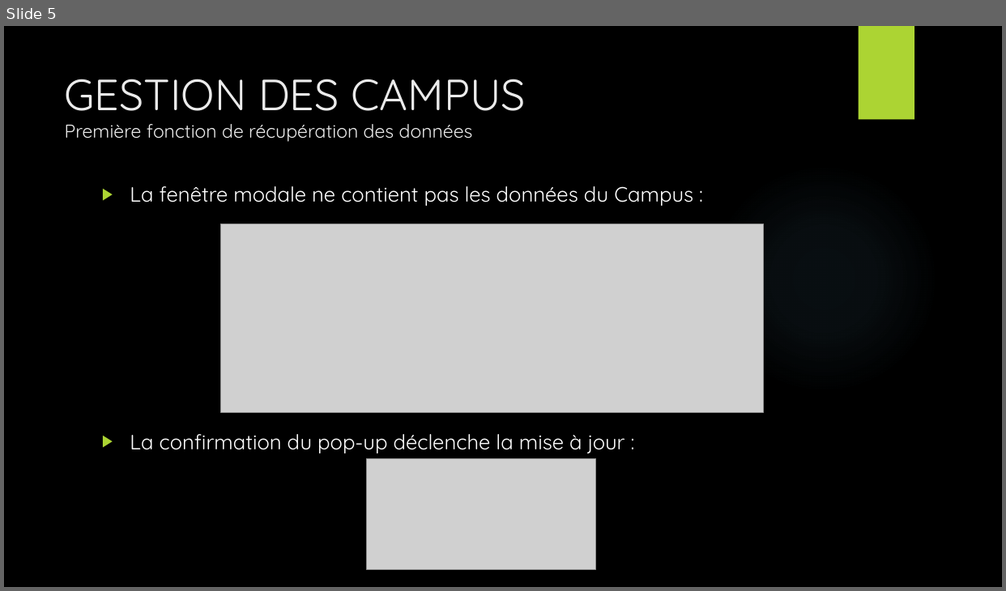
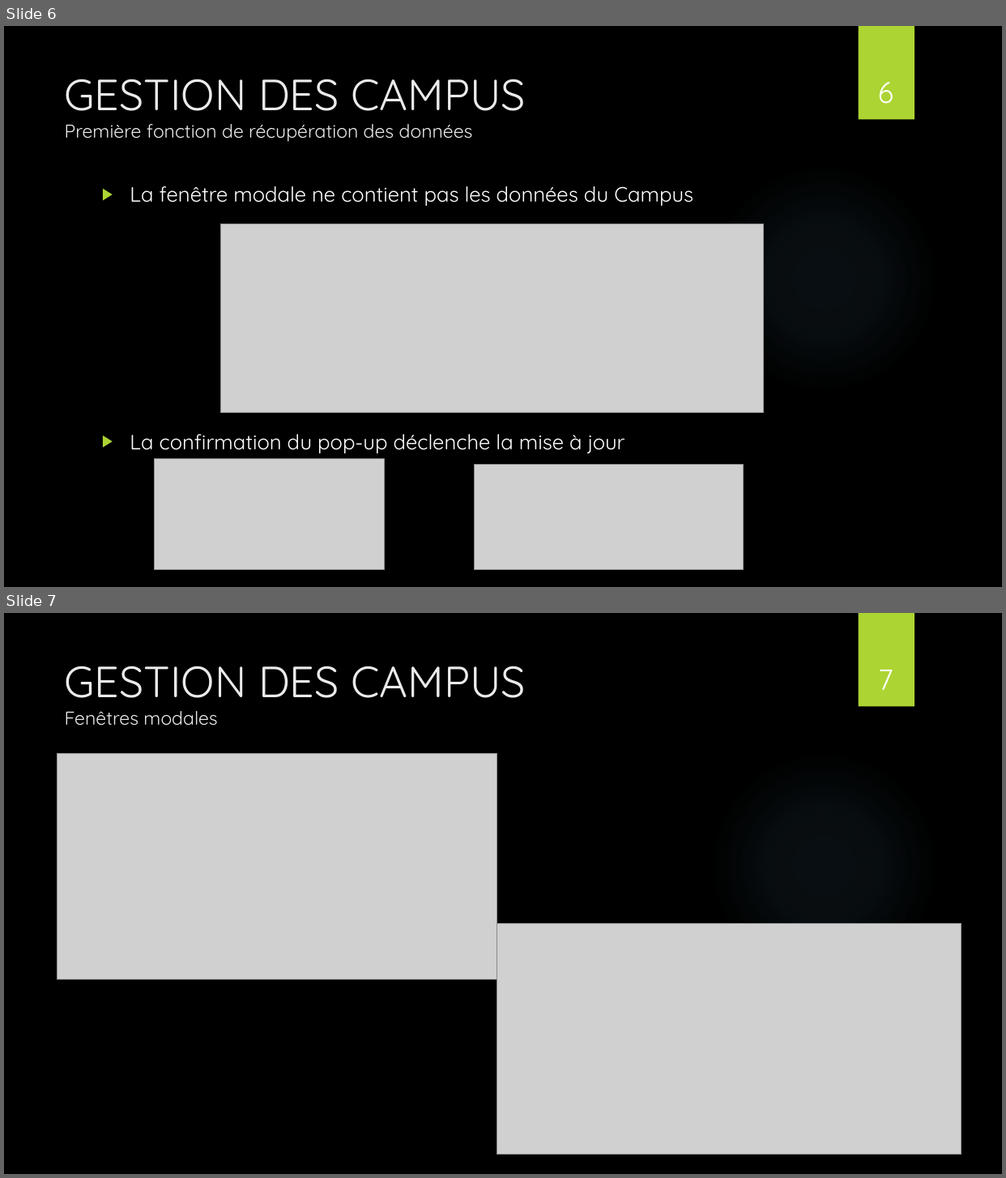
Before and after one commit to gaelherambourg/sorties.com, a slide deck: SORTIR.pptx. Shown one above the other, each under a label of ours: slide 5 before the commit, slides 6 and 7 after it. The pictures are 1006x591 and 1006x1178 pixels, drawn with LibreOffice and Linux fonts; fonts in the diff are those of the drawing; grey boxes stand for pictures; background and template pictures are left out. Boxes give left, top, right and bottom in pixels: in the first picture for what was removed or moved away, otherwise in the second. Text is boxed around its words. In the diff, an @@ line names an element or a change of style, - is before the commit and + after.

```diff
--- a/SORTIR.pptx
+++ b/SORTIR.pptx
@@ slide 7 added at <box>4,613,1002,1174</box>, background picture (left out); not listed: 2 template elements that a slide beside it also shows @@
@@ title added at <box>65,666,526,726</box>, 42 pt, text #EBEBEB @@
+GESTION DES CAMPUS
+Fenêtres modales
@@ page number added at <box>878,670,893,690</box>, 28 pt, text #FFFFFF @@
+7
@@ picture added at <box>57,754,497,979</box> @@
@@ picture added at <box>497,924,962,1154</box> @@
@@ what was slide 5 is now slide 6 @@
@@ slide 6 changed as well @@
@@ page number added at <box>878,82,893,104</box>, 28 pt, text #FFFFFF @@
+6
@@ text at <box>130,186,693,454</box>: text changed @@
-▶ La fenêtre modale ne contient pas les données du Campus :
-▶ La confirmation du pop-up déclenche la mise à jour :
+▶ La fenêtre modale ne contient pas les données du Campus
+▶ La confirmation du pop-up déclenche la mise à jour
@@ picture: place and size @@
-picture at <box>366,459,596,570</box>
+picture at <box>155,459,385,570</box>
@@ picture added at <box>474,465,744,570</box> @@
```
Also in this commit, not shown: 8 other slides changed, 2 other slides added, 1 other file.
